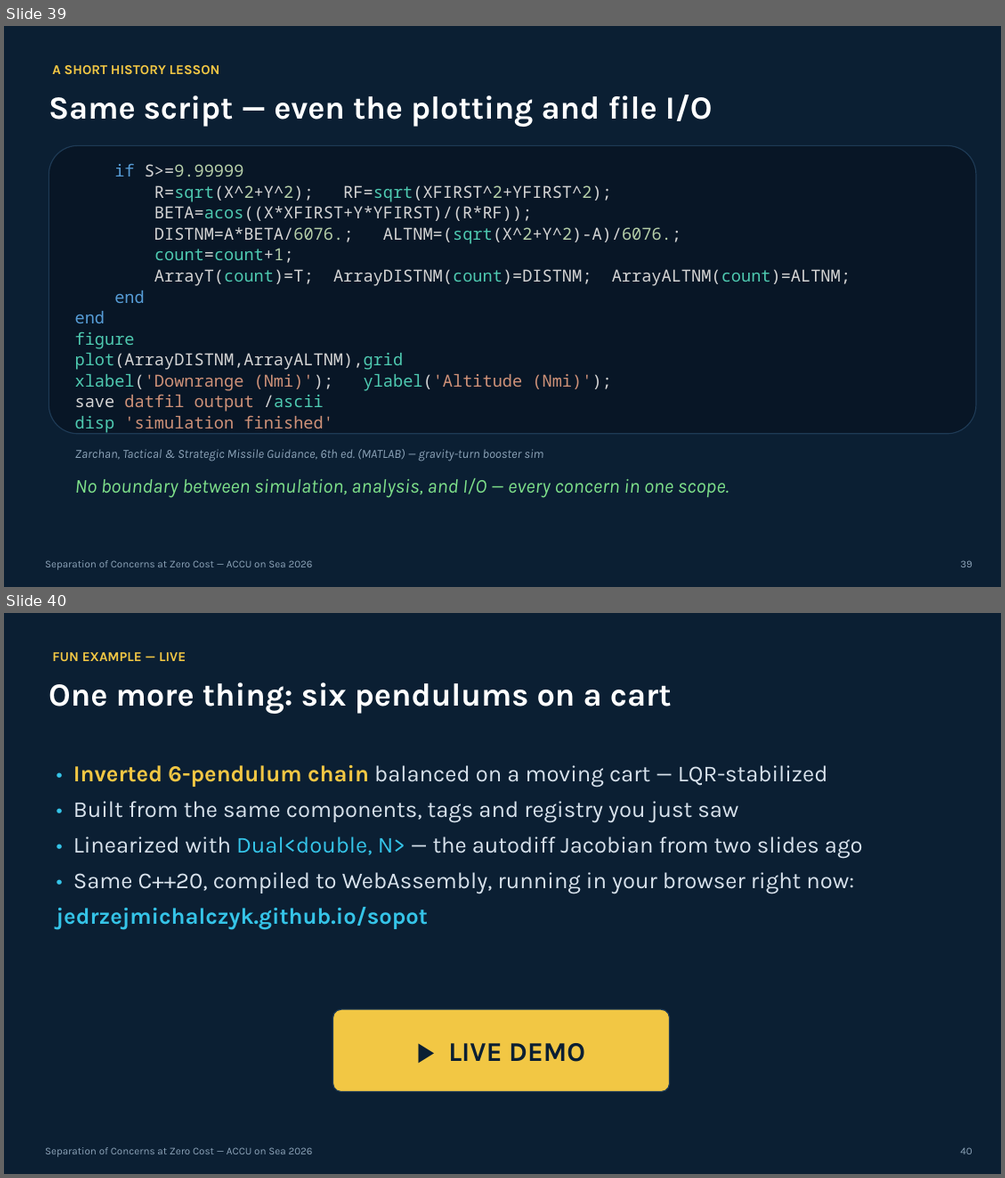
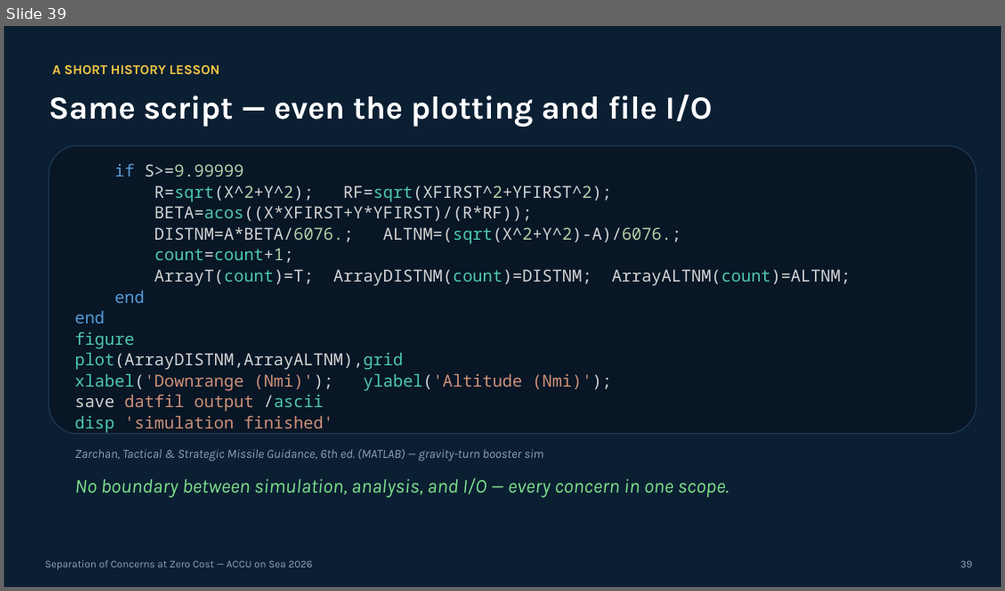
Before and after one commit to jedrzejmichalczyk/accu-on-sea-2026-modular-physics, a slide deck: slides/ACCU-Separation-of-Concerns-at-Zero-Cost.pptx. Shown one above the other, each under a label of ours: slides 39 and 40 before the commit, slide 39 after it. The pictures are 1005x1178 and 1005x591 pixels, drawn with LibreOffice and Linux fonts; fonts in the diff are those of the drawing. Boxes give left, top, right and bottom in pixels: in the first picture for what was removed or moved away, otherwise in the second. Text is boxed around its words. In the diff, an @@ line names an element or a change of style, - is before the commit and + after.

```diff
--- a/slides/ACCU-Separation-of-Concerns-at-Zero-Cost.pptx
+++ b/slides/ACCU-Separation-of-Concerns-at-Zero-Cost.pptx
@@ slide 40 removed at box(4, 613, 1001, 1174), background #0B1F33 @@
@@ text removed at box(52, 652, 186, 661) @@
-FUN EXAMPLE — LIVE
@@ text removed at box(48, 682, 672, 714) @@
-One more thing: six pendulums on a cart
@@ text removed at box(57, 764, 863, 929) @@
-• Inverted 6-pendulum chain balanced on a moving cart — LQR-stabilized
-• Built from the same components, tags and registry you just saw
-• Linearized with Dual<double, N> — the autodiff Jacobian from two slides ago
-• Same C++20, compiled to WebAssembly, running in your browser right now:
-jedrzejmichalczyk.github.io/sopot
@@ rounded rectangle removed at box(333, 1009, 670, 1092) @@
-▶ LIVE DEMO
@@ text removed at box(45, 1147, 313, 1157) @@
-Separation of Concerns at Zero Cost — ACCU on Sea 2026
@@ text removed at box(960, 1147, 971, 1154) @@
-40
```
Also in this commit, not shown: 4 slides changed, 1 slide added, 1 other file.
